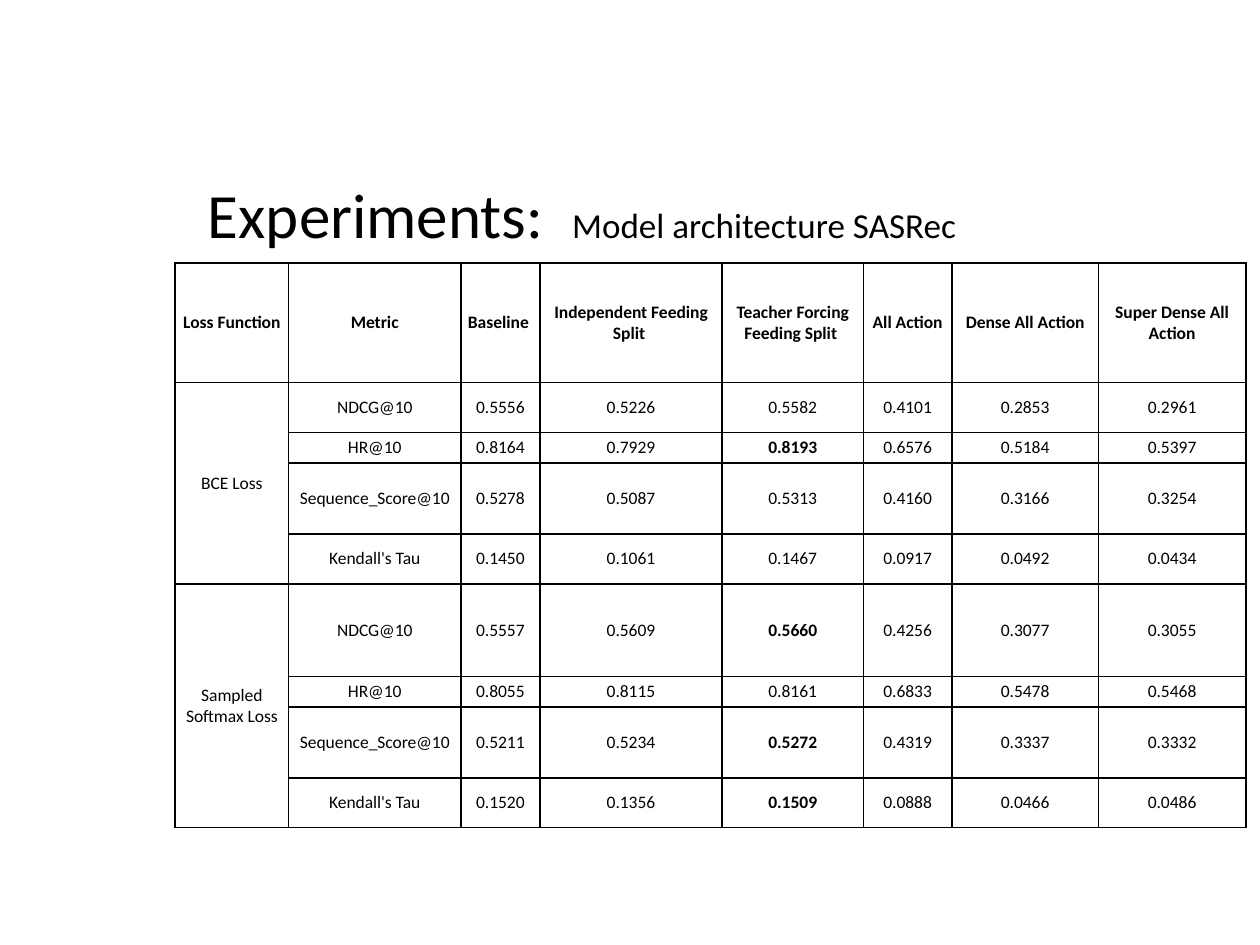
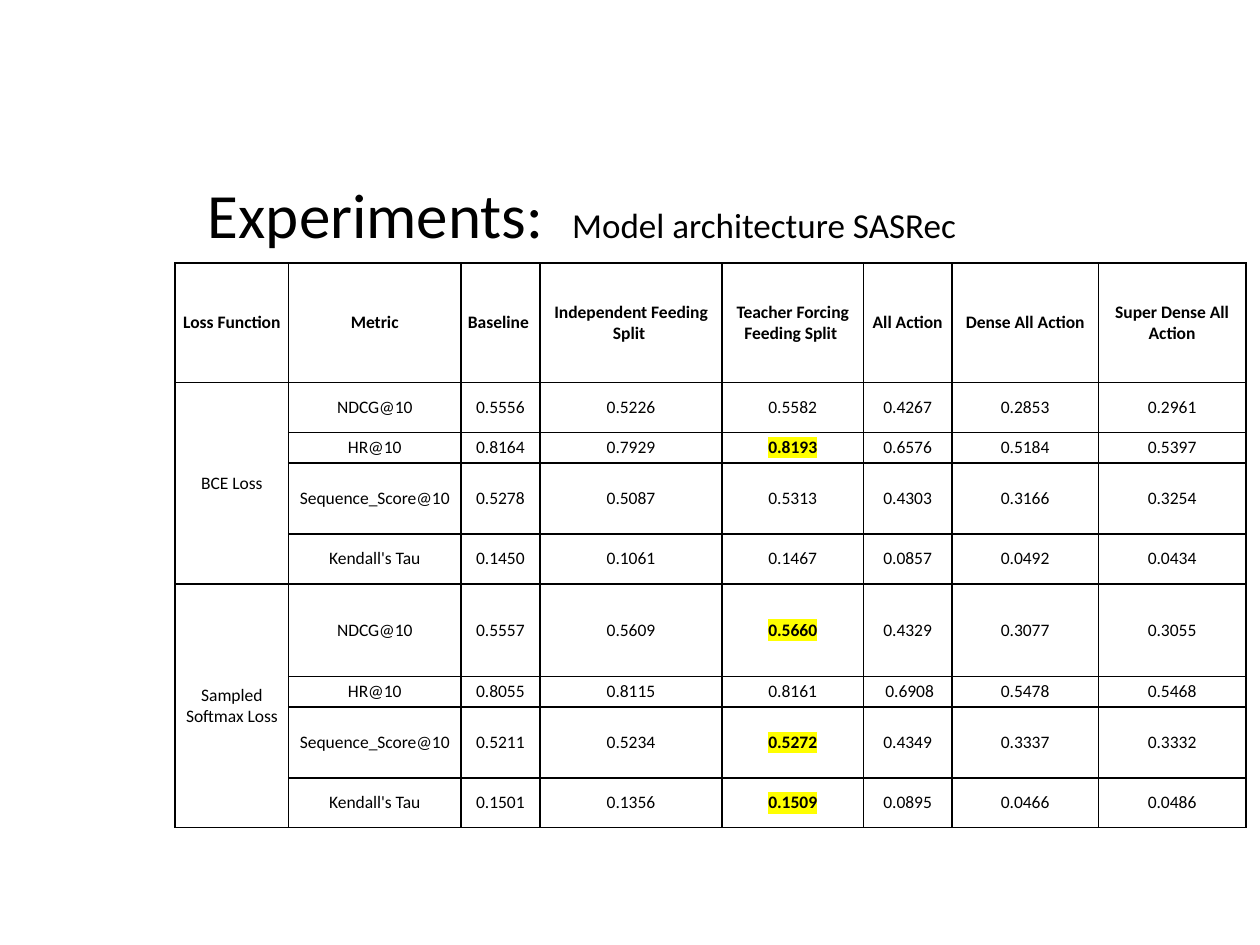
Before and after one commit to kyriakossk2000/MasterThesis, a slide deck: slide 4 of Progress/7 Project Progress.pptx. Drawn at 1260x945 pixels with LibreOffice and Linux fonts; fonts in the diff are those of the drawing; background and template pictures are left out. Boxes give left, top, right and bottom in pixels: in the first picture for what was removed or moved away, otherwise in the second. Text is boxed around its words. In the diff, an @@ line names an element or a change of style, - is before the commit and + after.

```diff
--- a/Progress/7 Project Progress.pptx
+++ b/Progress/7 Project Progress.pptx
@@ table at (x1=175, y1=263, x2=1246, y2=828) @@
-row 2, column 6: 0.4101
+row 2, column 6: 0.4267
-row 4, column 6: 0.4160
+row 4, column 6: 0.4303
-row 5, column 6: 0.0917
+row 5, column 6: 0.0857
-row 6, column 6: 0.4256
+row 6, column 6: 0.4329
-row 7, column 6: 0.6833
+row 7, column 6: 0.6908
-row 8, column 6: 0.4319
+row 8, column 6: 0.4349
-row 9, column 3: 0.1520
+row 9, column 3: 0.1501
-row 9, column 6: 0.0888
+row 9, column 6: 0.0895
@@ highlight none to #FFFF00 in "0.8193", "0.5660", "0.5272", "0.1509" @@
```
Also in this commit, not shown: 2 other slides changed, 4 other files.
